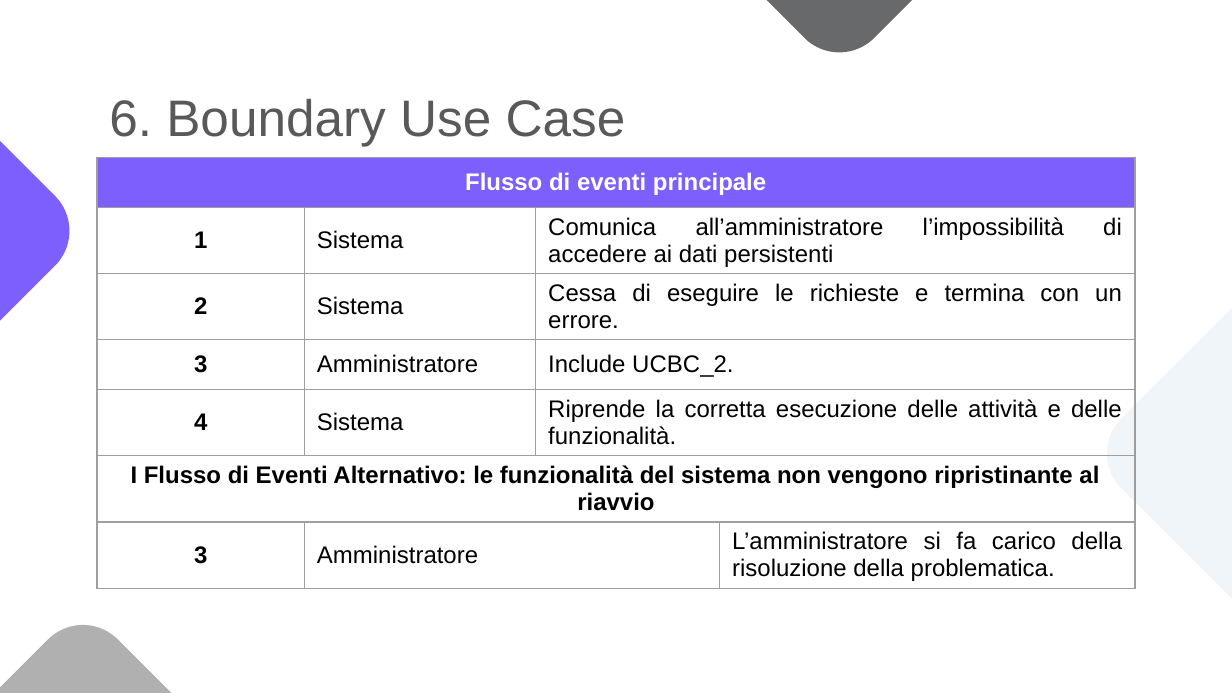
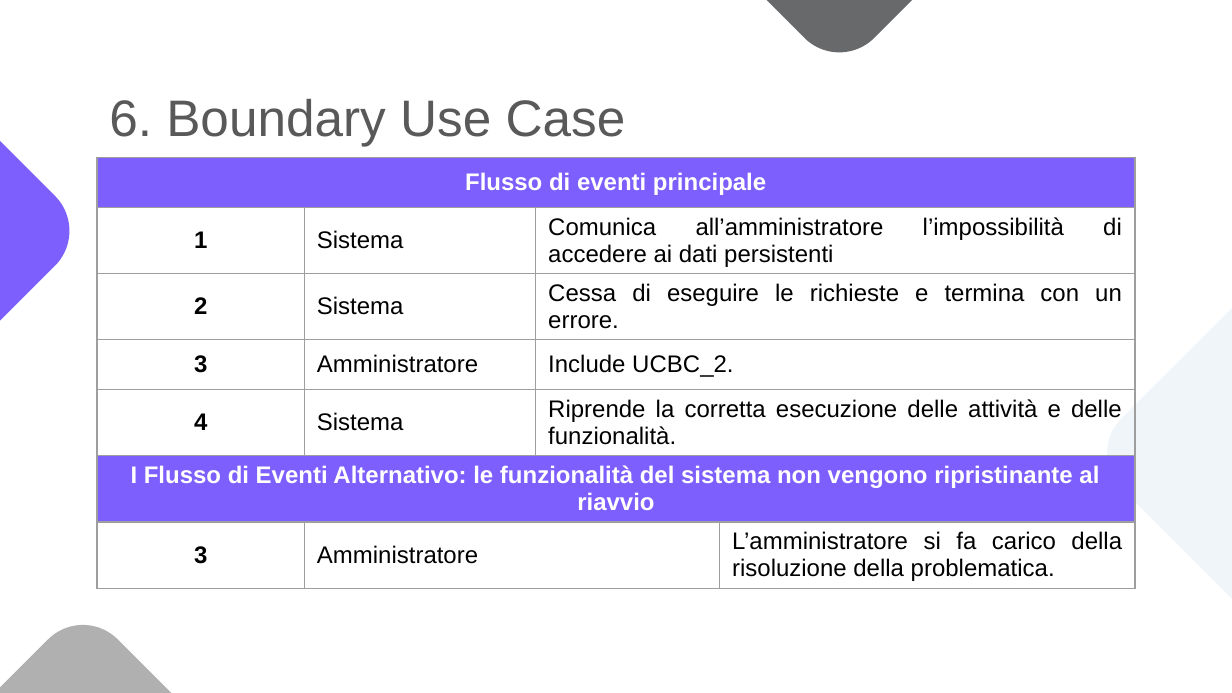
Before and after one commit to notjuary/Bookster_Classe03, a slide deck: slide 70 of DOC/Presentazione.pptx. Drawn at 1232x693 pixels with LibreOffice and Linux fonts; fonts in the diff are those of the drawing. Boxes give left, top, right and bottom in pixels: in the first picture for what was removed or moved away, otherwise in the second. Text is boxed around its words. In the diff, an @@ line names an element or a change of style, - is before the commit and + after.

```diff
--- a/DOC/Presentazione.pptx
+++ b/DOC/Presentazione.pptx
@@ table at <box>97,158,1136,586</box> @@
@@ fill none to #7D5FFE in row 6, column 1 @@
@@ text colour #000000 to #FFFFFF in "I Flusso di Eventi Alternativo: le funzionalità ..." @@
```
Also in this commit, not shown: 7 other slides changed.
